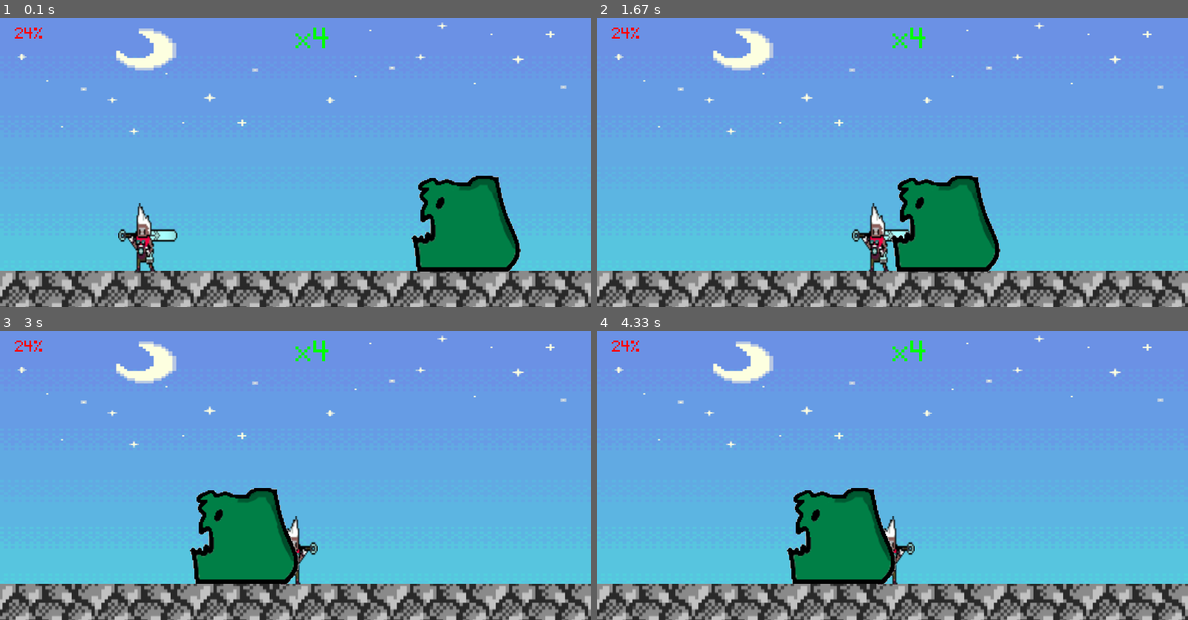
Above: before the commit, frames 1-4 (two rows, left to right).
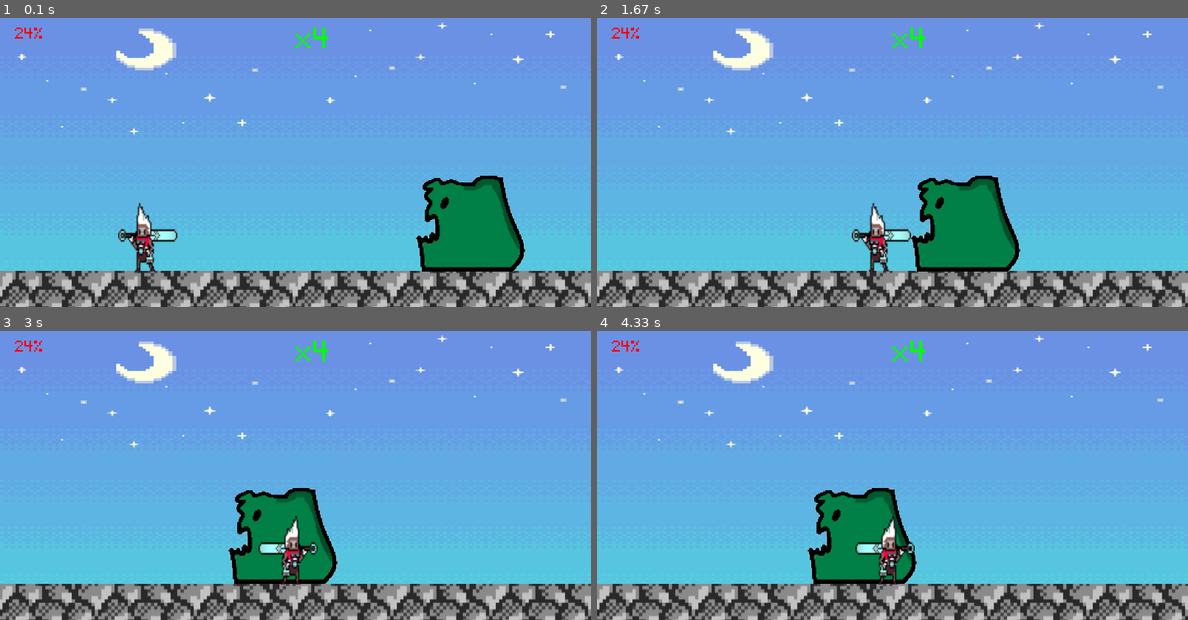
Above: after the commit, the same moments.

Repository: WINDKING-1/TheDasher
Game: pygame game, started from The dasher code.py
Same seed, same stepped clock (60 frames per second), same inputs: the game is played once before the commit and once after it.
Inputs:
- Up to frame 1 (0.1 s): no input
- Up to frame 2 (1.67 s): hold Right 0.33-0.8 s; hold Right 0.83-1.3 s; hold Left from 1.33 s (still down)
- Up to frame 3 (3 s): release Left at 1.87 s; hold Left 1.9-2.3 s; hold Right 2.33-2.97 s
- Up to frame 4 (4.33 s): tap Space at 3 s; hold Left 3.33-3.8 s; hold Right 3.83-4.3 s

The runs differ from the first frame. In frame 1, 1.4% of the frame differs, in the area x 69-89%, y 54-88%; in frame 2, 3.3%; in frame 3, 5.3%, in the area x 32-58%, y 54-88%; in frame 4, 3.5%.

Commit message:
Update The dasher code.py

Diff:
--- a/The dasher code.py
+++ b/The dasher code.py
@@ -37,6 +37,8 @@
 monster_aircount=0
 Monster_jump_timer = 110
 monster_jump=0.9
+monster_movespeed=2.5
+
 
 player_surf=pygame.image.load(r'e3.png').convert_alpha()
 player_rect=player_surf.get_rect(midbottom=(200,352))
@@ -58,8 +60,11 @@
 playerright=pygame.transform.flip(player_surf,True,False)
 playerleft=pygame.transform.flip(playerright,True,False)
 
-monster_left_surf=Monster
+
 monster_right_surf=pygame.transform.flip(Monster,True,False)
+monster_left_surf=pygame.transform.flip(monster_right_surf,True,False)
+monster_surf=monster_left_surf
+
 left=True
 
 player_health=24
@@ -91,8 +96,9 @@
 def lvl1():
     screen.blit(Sky_surf,(0,0))
     screen.blit(Ground_surf,(0,351))
+    screen.blit(monster_surf,Monster_rect)
     screen.blit(player_surf,player_rect)
-    screen.blit(Monster,Monster_rect)
+
 
 def lvl2():
     screen.blit(Sky_surf2,(-570,-500))
@@ -187,10 +193,11 @@
         dashing=True
 
     if Monster_rect.x-player_rect.x>60:
-        Monster_rect.x-=3
+        Monster_rect.x-=monster_movespeed
         monster_left=True
+
     elif Monster_rect.x-player_rect.x<-160:
-        Monster_rect.x+=3
+        Monster_rect.x+=monster_movespeed
         monster_left=False
 
 
@@ -287,9 +294,9 @@
         player_surf = playerright
 
     if monster_left:
-        monster_left_surf
-    else:
-        monster_right_surf
+        monster_surf=monster_left_surf
+    else:
+        monster_surf=monster_right_surf
 
     if last_dash==dash_timer:
             dashing=False
